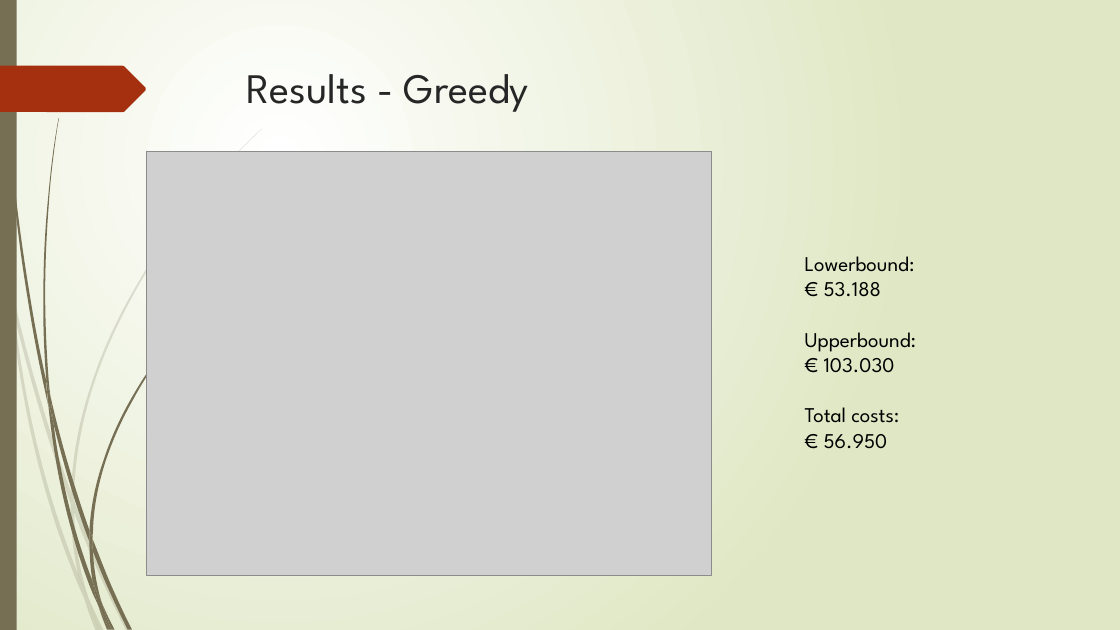
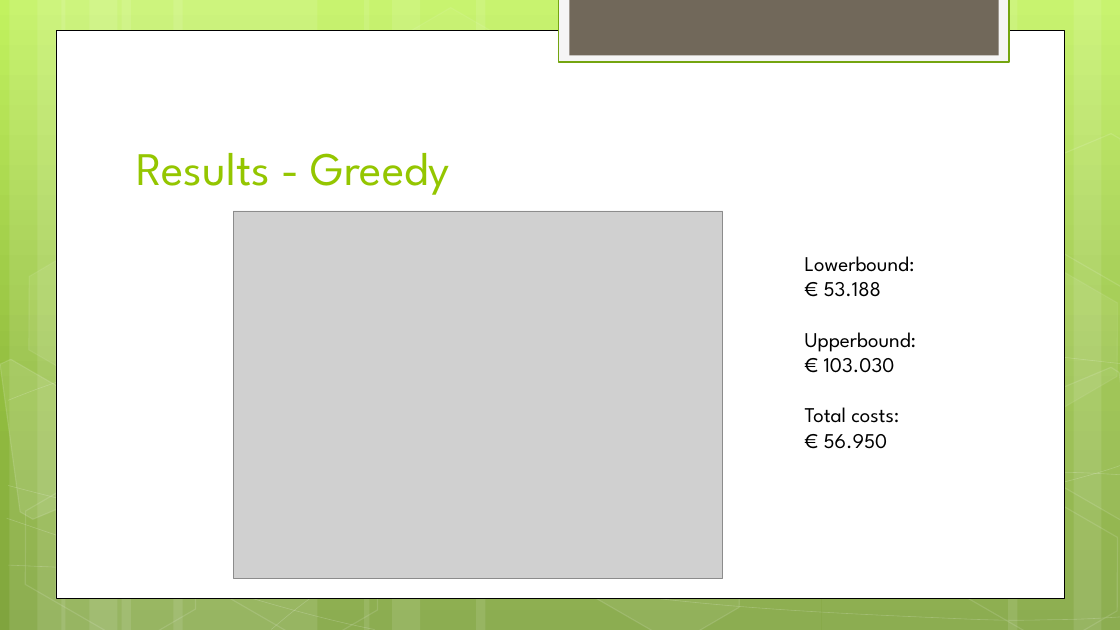
Before and after one commit to broekm006/SmartGrid, a slide deck: slide 12 of Final_V2.pptx. Drawn at 1120x630 pixels with LibreOffice and Linux fonts; fonts in the diff are those of the drawing; grey boxes stand for pictures. Boxes give left, top, right and bottom in pixels: in the first picture for what was removed or moved away, otherwise in the second. Text is boxed around its words. In the diff, an @@ line names an element or a change of style, - is before the commit and + after.

```diff
--- a/Final_V2.pptx
+++ b/Final_V2.pptx
@@ background gradient #FFFFFF to #DFE8C4 to gradient #C3F35F to #93BF3F to #81A53E @@
@@ rectangle: place and size @@
-rectangle at [0,0,17,630]
+rectangle at [9,0,66,630]
@@ rectangle at [9,0,66,630]: fill #766F54 to #FFFFFF at 10% opacity @@
@@ rectangle added at [559,0,1009,62], fill #F5F5F5, outline #74A510 1.25 pt @@
@@ rectangle added at [570,0,999,55], fill #71685A @@
@@ rectangle added at [56,30,1065,598], fill #FFFFFF, outline #000000 0.5 pt @@
@@ freeform shape removed at [0,66,146,112] @@
@@ title "Results - Greedy": place and size @@
-title "Results - Greedy" at [247,74,529,112]
+title "Results - Greedy" at [136,153,450,195]
@@ title "Results - Greedy" at [136,153,450,195]: size 36 to 40 pt, text colour #262626 to #94C600; vertical alignment top to bottom @@
@@ group added at [0,0,1120,630]: 11 rectangles, 7 freeform shapes, 7 hexagons @@
@@ picture: place and size @@
-picture at [147,151,712,576]
+picture at [233,211,723,578]
@@ freeform shape at [0,356,139,543]: fill #766F54 at 20% opacity to #FFFFFF at 10% opacity; outline none to #FFFFFF 1 pt; rotation 0 to 30 degrees; outline redrawn @@
@@ group removed at [0,129,262,630]: 9 freeform shapes @@
@@ group removed at [3,0,218,630]: 12 freeform shapes @@
```
Also in this commit, not shown: 19 other slides changed.
